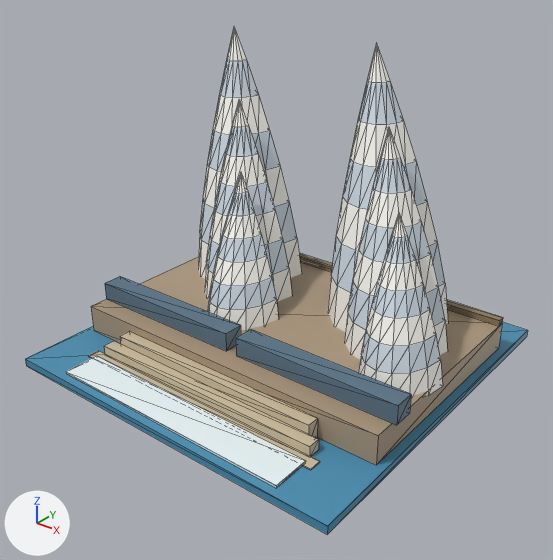
The glTF model games/escales/assets/monuments/operaSydney.glb: old version first, new version second.
Rendered twice from a 50 mm lens placed at (2.01, -2.57, 1.97), pointed at (0.05, -0.12, 0.45). Arrows for +X, +Y and +Z are at lower left; the lights stay in place. The older version comes first. Mesh edges are drawn as thin lines. Vertices at exactly the same position are counted once.

Names of what the first picture shows: 'operaSydney'.
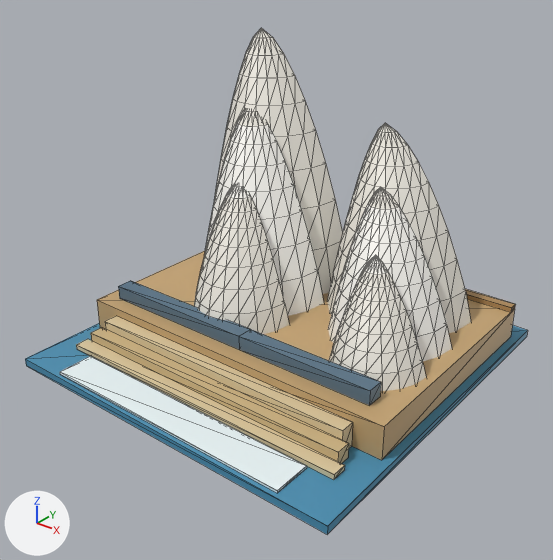
Changed parts and their boxes [x1, y1, x2, y2] in the pictures (553 x 560 px; the box of a moved part takes in the faces that stretch with it):
'operaSydney', reshaped: before [25, 26, 528, 534]; after [25, 28, 528, 534]
part 1 of me_operasydney, moved or reshaped: before [66, 356, 306, 488]; after [60, 356, 307, 493]
part 2 of me_operasydney, moved or reshaped: before [91, 253, 503, 465]; after [97, 251, 516, 460]
part 3 of me_operasydney, moved or reshaped: before [120, 331, 318, 438]; after [105, 316, 353, 449]
part 4 of me_operasydney, moved or reshaped: before [104, 341, 319, 456]; after [91, 327, 349, 464]
part 5 of me_operasydney, moved or reshaped: before [88, 351, 320, 470]; after [76, 339, 345, 480]
part 6 of me_operasydney, rebuilt (19% wider, 26% shorter): before [344, 128, 448, 360]; after [328, 189, 452, 361]
part 7 of me_operasydney, rebuilt (14% wider, 27% shorter): before [358, 212, 443, 396]; after [329, 257, 426, 391]
part 8 of me_operasydney, rebuilt: before [198, 26, 302, 279]; after [214, 28, 343, 294]
part 9 of me_operasydney, rebuilt (38% wider): before [205, 99, 292, 302]; after [204, 110, 324, 316]
part 10 of me_operasydney, rebuilt (32% wider): before [207, 172, 279, 330]; after [194, 185, 289, 334]
part 11 of me_operasydney, rebuilt (20% wider, 28% shorter): before [328, 42, 448, 333]; after [327, 123, 471, 333]
part 12 of me_operasydney, moved or reshaped: before [105, 277, 411, 425]; after [118, 281, 381, 405]

What the commit changed:
me_operasydney is used by ob_operasydney; location (0.0, 0.0, 0.0).
me_operasydney had 454 vertices, 786 faces and spanned x -0.88..0.88, y -0.88..0.88, z 0.0..1.41.
me_operasydney now has 666 vertices, 1206 faces and spans x -0.88..0.88, y -0.88..0.88, z 0.0..1.4.
me_operasydney part 1: the loose piece of 8 vertices spanning x -0.62..0.62, y -0.84..-0.66, z 0.04..0.05 is scaled about its middle by (1.03, 1, 1), then moved by (0.0, -0.02, 0.0).
me_operasydney part 2: the loose piece of 14 vertices spanning x -0.84..0.84, y -0.5..0.62, z 0.04..0.21 is scaled about its middle by (1, 1.09, 1.11), then moved by (0.0, 0.09, 0.01).
me_operasydney part 3: the loose piece of 8 vertices spanning x -0.56..0.56, y -0.56..-0.5, z 0.04..0.14 is scaled about its middle by (1.25, 1.17, 1.21), then moved by (0.0, 0.04, 0.01).
me_operasydney part 4: the loose piece of 8 vertices spanning x -0.61..0.61, y -0.62..-0.56, z 0.04..0.09 is scaled about its middle by (1.2, 1.17, 1.4), then moved by (0.0, 0.03, 0.01).
me_operasydney part 5: the loose piece of 8 vertices spanning x -0.66..0.66, y -0.68..-0.62, z 0.04..0.05 is scaled about its middle by (1.15, 1.17, 5), then moved by (0.0, 0.01, 0.01).
me_operasydney part 6: the loose piece of 64 vertices spanning x 0.27..0.76, y -0.1..0.36, z 0.16..1.1 is rebuilt with 100 vertices and now spans x 0.18..0.78, y -0.12..0.4, z 0.18..0.8.
me_operasydney part 7: the loose piece of 64 vertices spanning x 0.49..0.86, y -0.28..0.12, z 0.16..0.82 is rebuilt with 100 vertices and now spans x 0.36..0.81, y -0.32..0.12, z 0.18..0.59.
me_operasydney part 8: the loose piece of 64 vertices spanning x -0.85..-0.24, y 0.06..0.6, z 0.16..1.41 is rebuilt with 100 vertices and now spans x -0.8..0.06, y 0.0..0.68, z 0.18..1.4.
me_operasydney part 9: the loose piece of 64 vertices spanning x -0.61..-0.12, y -0.1..0.36, z 0.16..1.1 is rebuilt with 100 vertices and now spans x -0.62..0.08, y -0.18..0.4, z 0.18..1.08.
me_operasydney part 10: the loose piece of 64 vertices spanning x -0.39..-0.02, y -0.28..0.12, z 0.16..0.82 is rebuilt with 100 vertices and now spans x -0.44..0.08, y -0.36..0.12, z 0.18..0.78.
me_operasydney part 11: the loose piece of 64 vertices spanning x 0.03..0.64, y 0.06..0.6, z 0.16..1.41 is rebuilt with 100 vertices and now spans x 0.0..0.74, y 0.07..0.68, z 0.18..1.02.
Part 12, on me_operasydney:
15 vertices are removed from x -0.84..0.86, y -0.4..-0.3, z 0.18..0.27.
20 faces are deleted.
6 vertices are added at (-0.76, -0.38, 0.27), (-0.76, -0.38, 0.2), (0.04, -0.38, 0.2), (0.72, -0.38, 0.27), (0.72, -0.38, 0.2), (0.04, -0.38, 0.27).
5 new vertices lie (0.0, 0.08, 0.0) away from vertices in x -0.76..0.72, y -0.38, z 0.2..0.27.
20 new faces join them.
